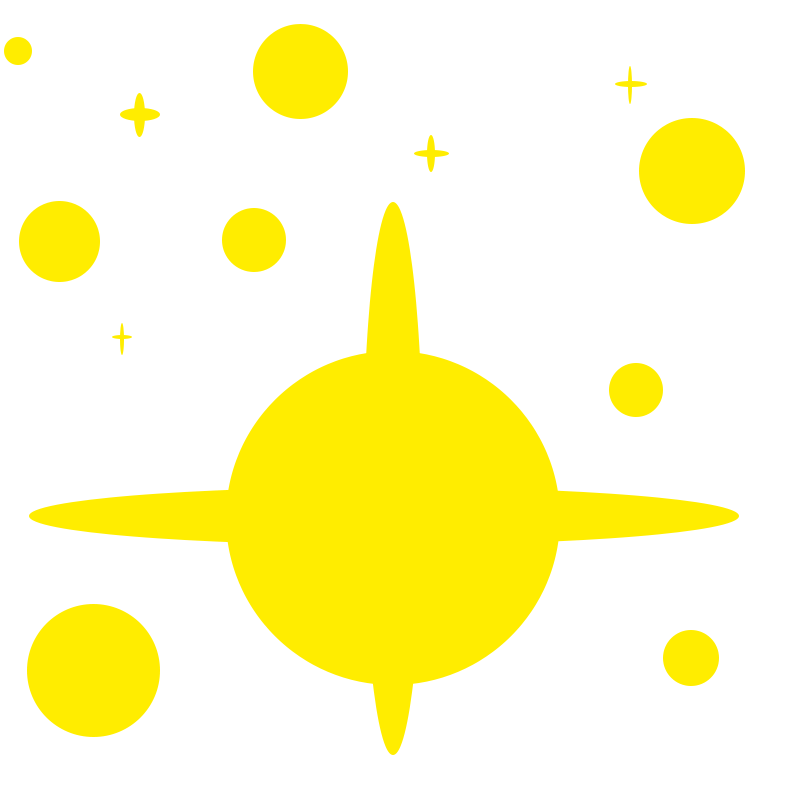
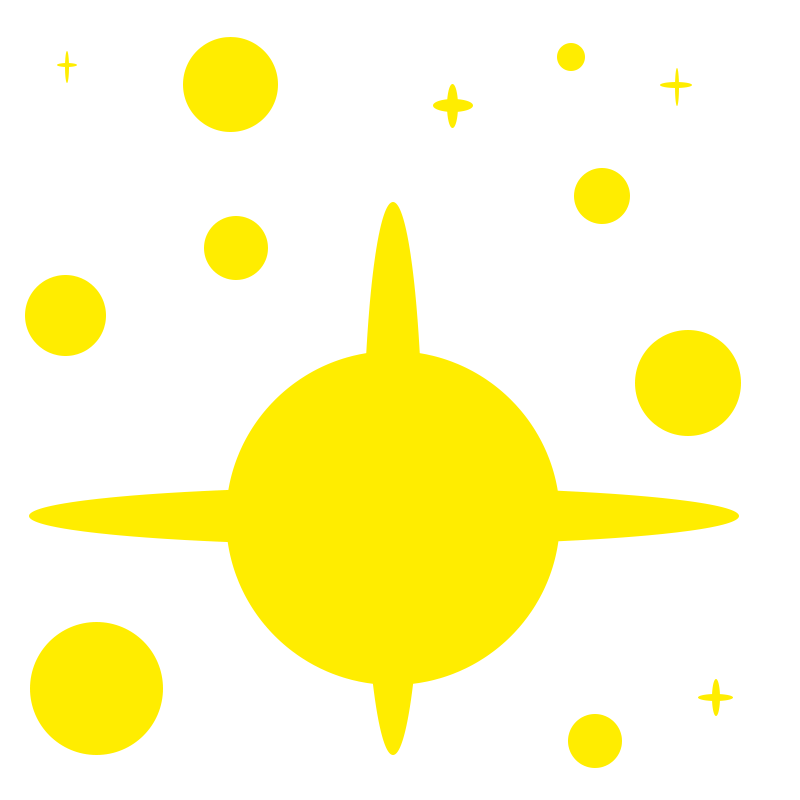
Layered file, before and after one edit (w=800, h=800). Changes by layer:
painted on "Ellipse 27" over [19, 37, 741, 768]
removed layer "Ellipse 26" over [4, 37, 32, 65]
removed layer "Ellipse 25" over [663, 630, 719, 686]
removed layer "Ellipse 24" over [27, 604, 160, 737]
removed layer "Ellipse 23" over [639, 118, 745, 224]
removed layer "Ellipse 22" over [609, 363, 663, 417]
removed layer "Ellipse 21" over [253, 24, 348, 119]
removed layer "Ellipse 20" over [222, 208, 286, 272]
removed layer "Ellipse 19" over [363, 203, 423, 745]
removed layer "Ellipse 18" over [29, 487, 739, 542]
removed layer "Ellipse 17" over [229, 353, 560, 684]
removed layer "Ellipse 14" over [414, 150, 449, 157]
removed layer "Ellipse 13" over [427, 135, 435, 172]
removed layer "Ellipse 10" over [120, 108, 160, 121]
removed layer "colour" over [134, 93, 145, 137]
painted on "Ellipse 9" over [11, 24, 745, 755]
removed layer "Ellipse 8" over [414, 98, 448, 172]
removed layer "Ellipse 7" over [65, 330, 132, 344]
removed layer "Ellipse 6" over [112, 323, 132, 355]
removed layer "Ellipse 5" over [120, 96, 204, 137]
removed layer "Ellipse 4" over [120, 93, 159, 137]
removed layer "Ellipse 3" over [615, 72, 685, 98]
removed layer "Ellipse 2" over [618, 66, 643, 104]
removed layer "Ellipse 1" over [156, 284, 630, 755]
…and 4 more changes (4 removed)
